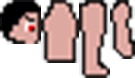
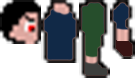
Layers edited between the first and the second 135x78 image:
added layer "Ebene 3" above "charakter_arm" over [44, 3, 132, 75]
